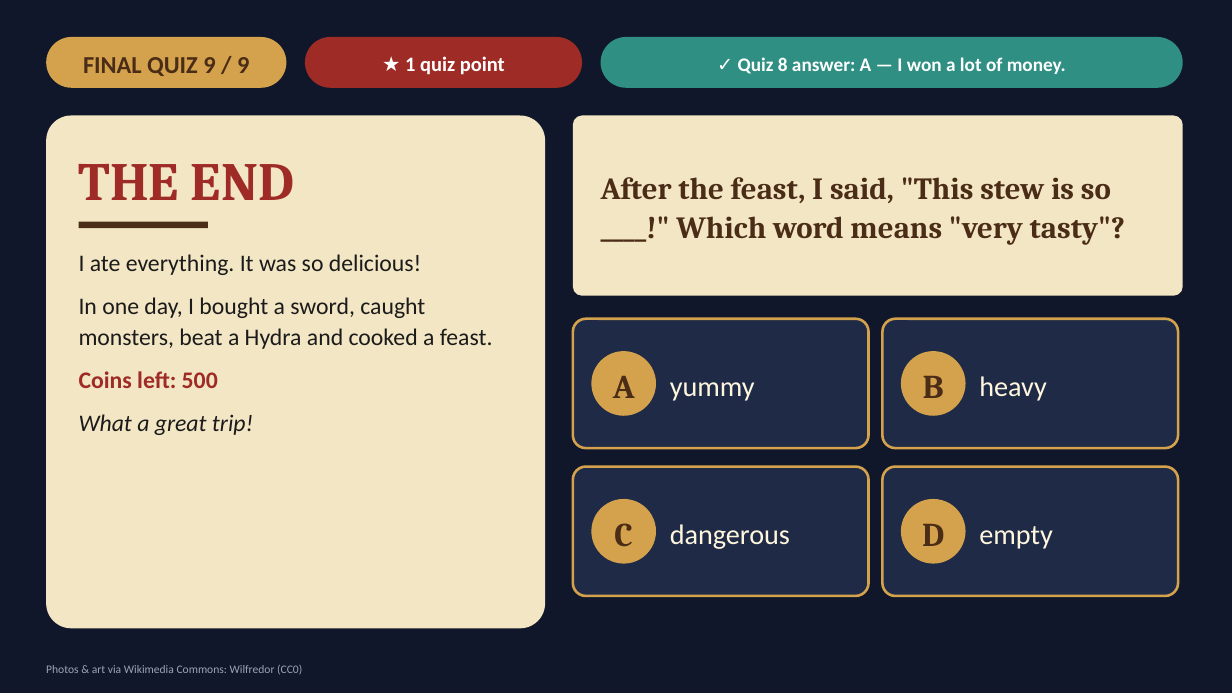
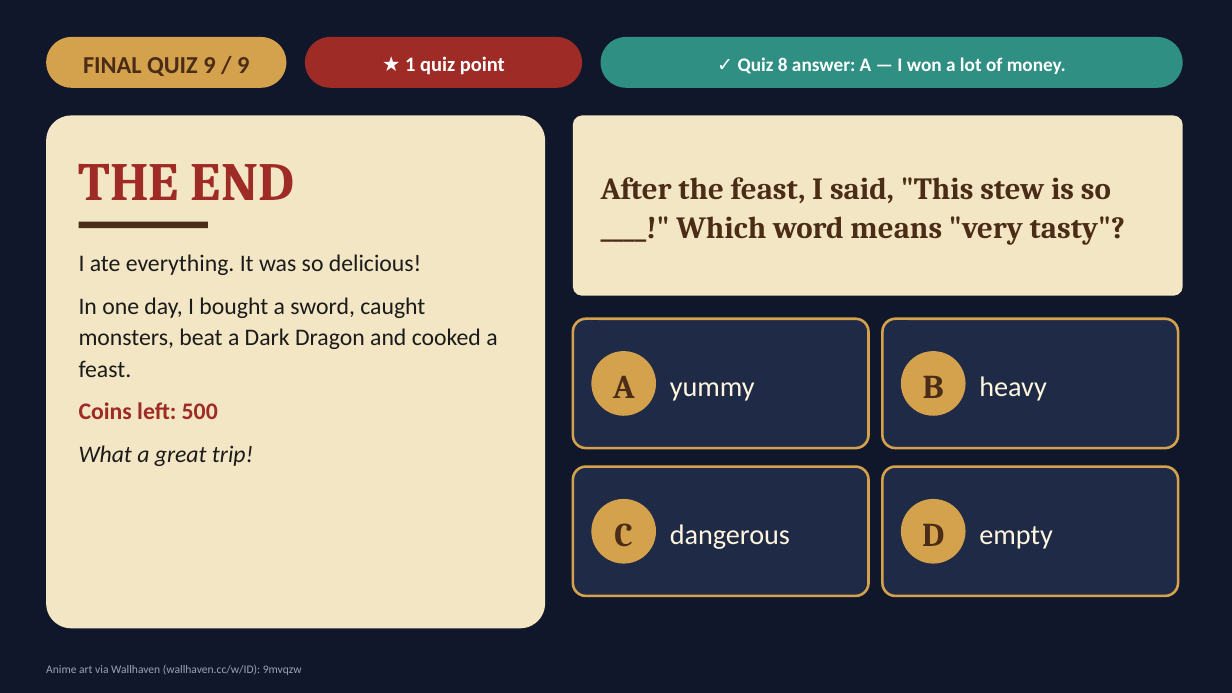
Before and after one commit to choivoo/-, a slide deck: slide 20 of Seonpig_Isekai_Adventure_Grade6_English_20slides.pptx. Drawn at 1232x693 pixels with LibreOffice and Linux fonts; fonts in the diff are those of the drawing; background and template pictures are left out. Boxes give left, top, right and bottom in pixels: in the first picture for what was removed or moved away, otherwise in the second. Text is boxed around its words. In the diff, an @@ line names an element or a change of style, - is before the commit and + after.

```diff
--- a/Seonpig_Isekai_Adventure_Grade6_English_20slides.pptx
+++ b/Seonpig_Isekai_Adventure_Grade6_English_20slides.pptx
@@ text at [79,297,497,377]: text changed @@
-In one day, I bought a sword, caught monsters, beat a Hydra and cooked a feast.
+In one day, I bought a sword, caught monsters, beat a Dark Dragon and cooked a feast.
@@ text at [46,665,302,675]: text changed @@
-Photos & art via Wikimedia Commons: Wilfredor (CC0)
+Anime art via Wallhaven (wallhaven.cc/w/ID): 9mvqzw
```
Also in this commit, not shown: 19 other slides changed.
